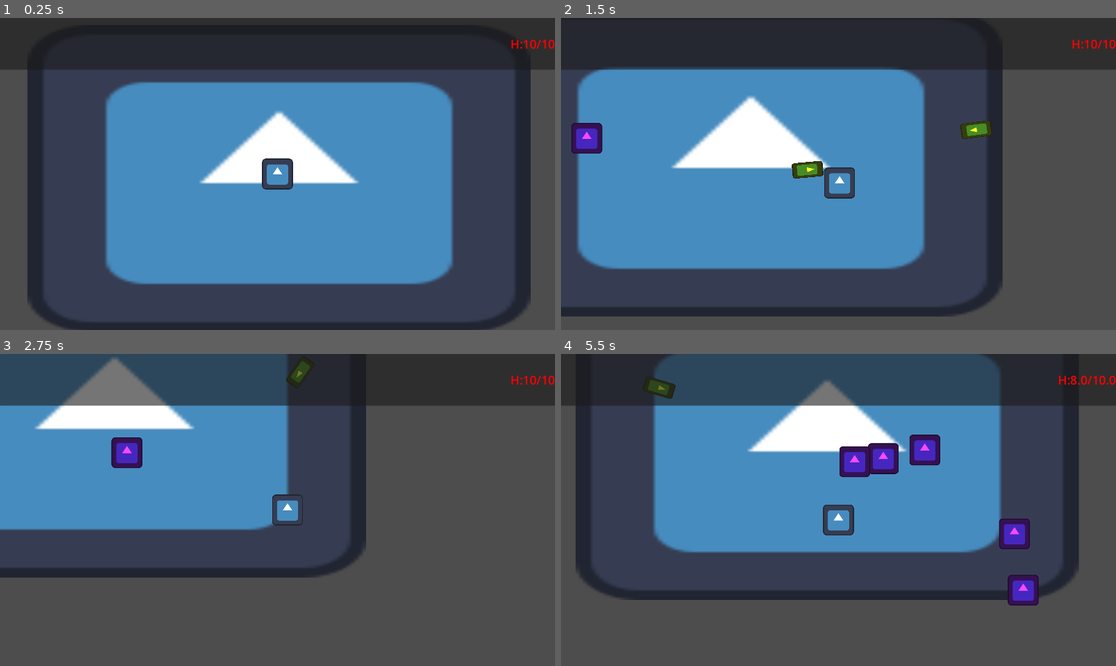
Above: before the commit, frames 1-4 (two rows, left to right).
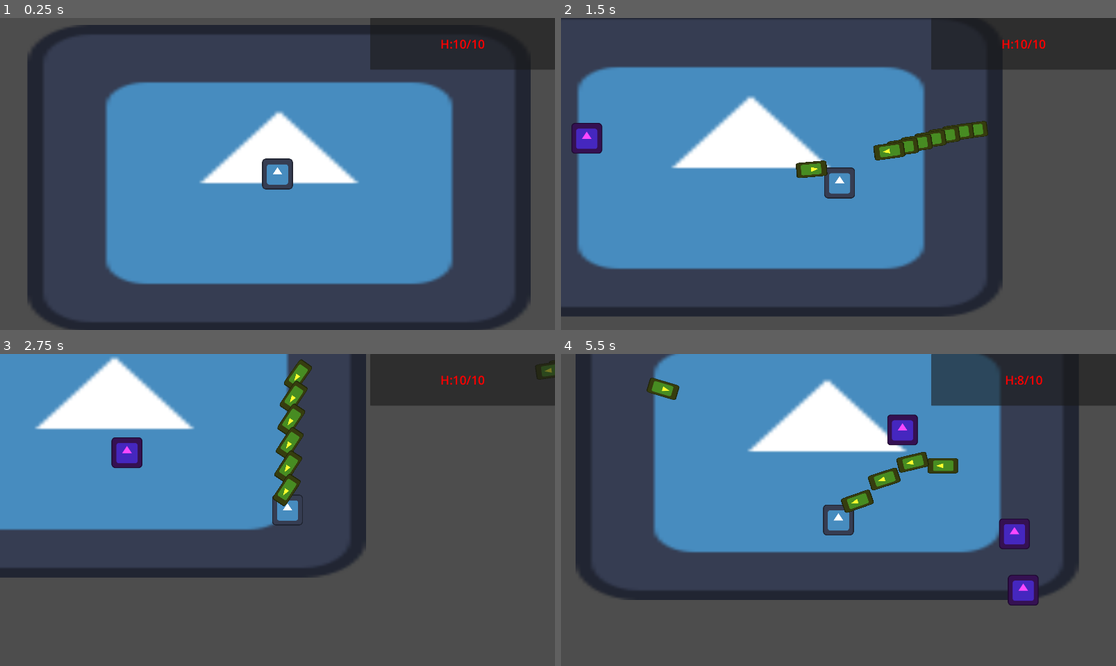
Above: after the commit, the same moments.

Repository: PixelSaver/it-gets-worse
Game: Godot game, scene res://Scenes/main.tscn
Two runs of this game, one before a commit and one after it. Both use one fixed random seed, a clock stepped at 60 frames per second and the inputs below. The engine's default icon, where the game draws it, is replaced by a stand-in: a white triangle on a blue panel in a dark square.
Inputs (mouse positions are in pixels of both pictures, inside the frame that each line leads up to):
- Up to frame 1 (0.25 s): no input
- Up to frame 2 (1.5 s): tap Enter at 0.5 s; move the mouse to (960, 158) at 0.52 s; press the mouse at (960, 158) at 0.53 s; hold D (right) 0.53-1.28 s; move the mouse to (727, 189) at 1.27 s; release the mouse at (727, 189) at 1.28 s; hold S (down) from 1.28 s (still down); click (727, 189) at 1.35 s
- Up to frame 3 (2.75 s): move the mouse to (333, 441) at 2.02 s; release S (down) at 2.03 s; press the mouse at (333, 441) at 2.03 s; hold D (right) from 2.03 s (still down)
- Up to frame 4 (5.5 s): move the mouse to (810, 572) at 2.77 s; release D (right) at 2.78 s; release the mouse at (810, 572) at 2.78 s; hold W (up) 2.78-3.53 s; click (810, 572) at 2.85 s; move the mouse to (1005, 556) at 3.52 s; press the mouse at (1005, 556) at 3.53 s; hold A (left) 3.53-5.03 s; move the mouse to (672, 463) at 4.27 s; release the mouse at (672, 463) at 4.28 s; click (672, 463) at 4.35 s; move the mouse to (866, 510) at 5.02 s; press the mouse at (866, 510) at 5.03 s; hold S (down) from 5.03 s (still down)

The runs differ from the first frame. In frame 1, 9.1% of the frame differs, in the area x 0-100%, y 0-17%; in frame 2, 12%; in frame 3, 12%; in frame 4, 14%, in the area x 0-100%, y 0-52%.

Commit message:
prototype ui

Diff:
--- a/Scenes/main.tscn
+++ b/Scenes/main.tscn
@@ -120,27 +120,33 @@
 size_flags_stretch_ratio = 0.2
 alignment = 2
 
+[node name="Control" type="Control" parent="UI/Control/HUD/HBoxContainer"]
+layout_mode = 2
+size_flags_horizontal = 3
+size_flags_stretch_ratio = 2.0
+
 [node name="Panel" type="Panel" parent="UI/Control/HUD/HBoxContainer"]
 layout_mode = 2
 size_flags_horizontal = 3
 
 [node name="RichTextLabel" type="RichTextLabel" parent="UI/Control/HUD/HBoxContainer/Panel"]
 layout_mode = 1
-anchors_preset = 6
-anchor_left = 1.0
+anchors_preset = 8
+anchor_left = 0.5
 anchor_top = 0.5
-anchor_right = 1.0
+anchor_right = 0.5
 anchor_bottom = 0.5
-offset_left = -440.0
+offset_left = -220.0
 offset_top = -34.5
+offset_right = 220.0
 offset_bottom = 34.5
-grow_horizontal = 0
+grow_horizontal = 2
 grow_vertical = 2
 bbcode_enabled = true
 text = "[color=red][font_size=50]H:10/10"
 fit_content = true
 shortcut_keys_enabled = false
-horizontal_alignment = 2
+horizontal_alignment = 1
 
 [node name="HSeparator" type="Control" parent="UI/Control/HUD"]
 layout_mode = 2
--- a/Scripts/Components/HitboxComponent.gd
+++ b/Scripts/Components/HitboxComponent.gd
@@ -8,5 +8,4 @@
 		health_component.damage(attack)
 
 		if get_parent() is Player:
-			print("KNOCKED")
 			get_parent().velocity = (global_position - attack.atk_pos) * attack.knockback_str
--- a/Scripts/bullet.gd
+++ b/Scripts/bullet.gd
@@ -7,8 +7,7 @@
 var bullet_lifetime : float
 var bullet_pierce : int
 
-func init(speed:float, dir:Vector2, lifetime:float=10):
-	bullet_speed = speed
+func init(dir:Vector2, lifetime:float=10):
 	velocity = dir
 	self.rotation = dir.angle()
 	bullet_lifetime = lifetime
--- a/Scripts/gun.gd
+++ b/Scripts/gun.gd
@@ -2,18 +2,18 @@
 class_name Gun
 
 @onready var bullet_scene = preload("res://Scenes/bullet.tscn")
-var cooldown = .3
+var cooldown = .1
 var timer = 1000000
 
 func _process(delta: float) -> void:
 	timer += delta
 
-func fire(dir:Vector2, speed:float) -> bool:
+func fire(dir: Vector2) -> bool:
 	if timer < cooldown: return false
 
 	var curr_bullet : Bullet = bullet_scene.instantiate()
-
-	curr_bullet.init(speed, dir)
+	curr_bullet.init(dir)
+	curr_bullet.bullet_speed = 1000
 	curr_bullet.global_position = self.global_position
 	Global.bullet_cont.add_child(curr_bullet)
 
--- a/Scripts/player.gd
+++ b/Scripts/player.gd
@@ -14,11 +14,17 @@
 func _ready():
 	Global.player = self
 
-func _input(event: InputEvent) -> void:
-	if event.is_action_pressed("left_click"):
-		gun.fire(global_position.direction_to(get_global_mouse_position()), 1000)
+
 
 func _physics_process(delta: float) -> void:
+	if Input.is_action_pressed("left_click"):
+		gun.fire(
+			global_position.direction_to(
+				get_global_mouse_position()
+			)
+		)
+
+
 	var direction := Input.get_vector("left", "right", "up", "down")
 	if direction:
 		velocity = direction * player_speed
--- a/Scripts/ui.gd
+++ b/Scripts/ui.gd
@@ -5,4 +5,4 @@
 
 func _on_health_component_health_changed(new_health: float, max_health:float) -> void:
 	hud_text.text = ""
-	hud_text.append_text("[color=red][font_size=50]H:" + str(new_health) + "/" + str(max_health))
+	hud_text.append_text("[color=red][font_size=50]H:" + str(int(new_health)) + "/" + str(int(max_health)))
